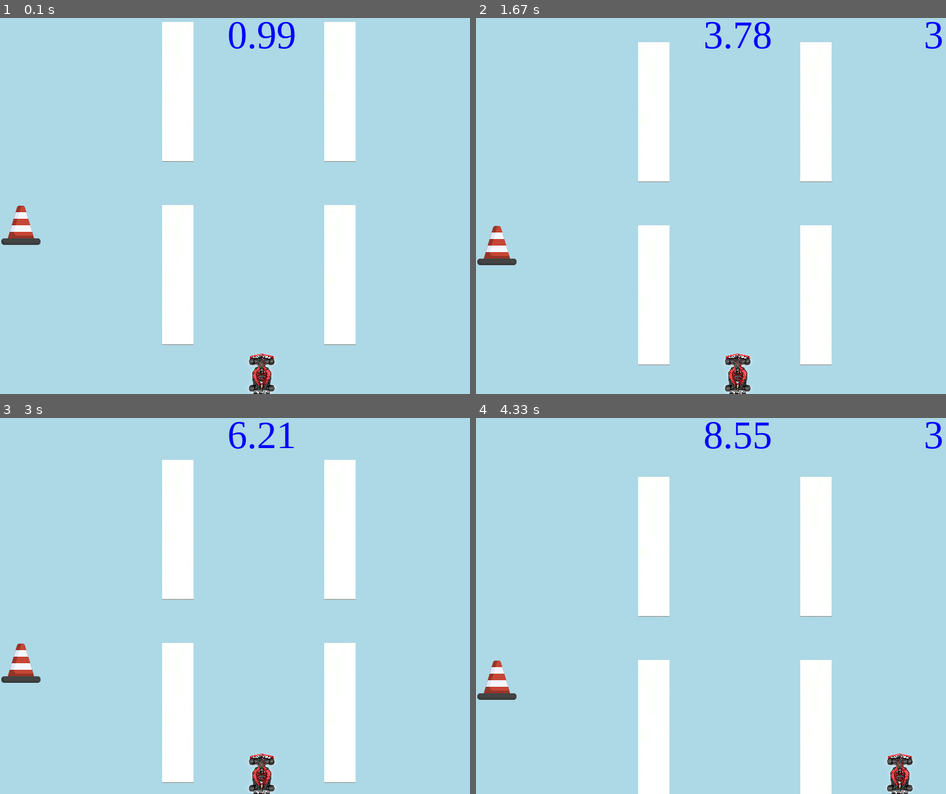
Above: before the commit, frames 1-4 (two rows, left to right).
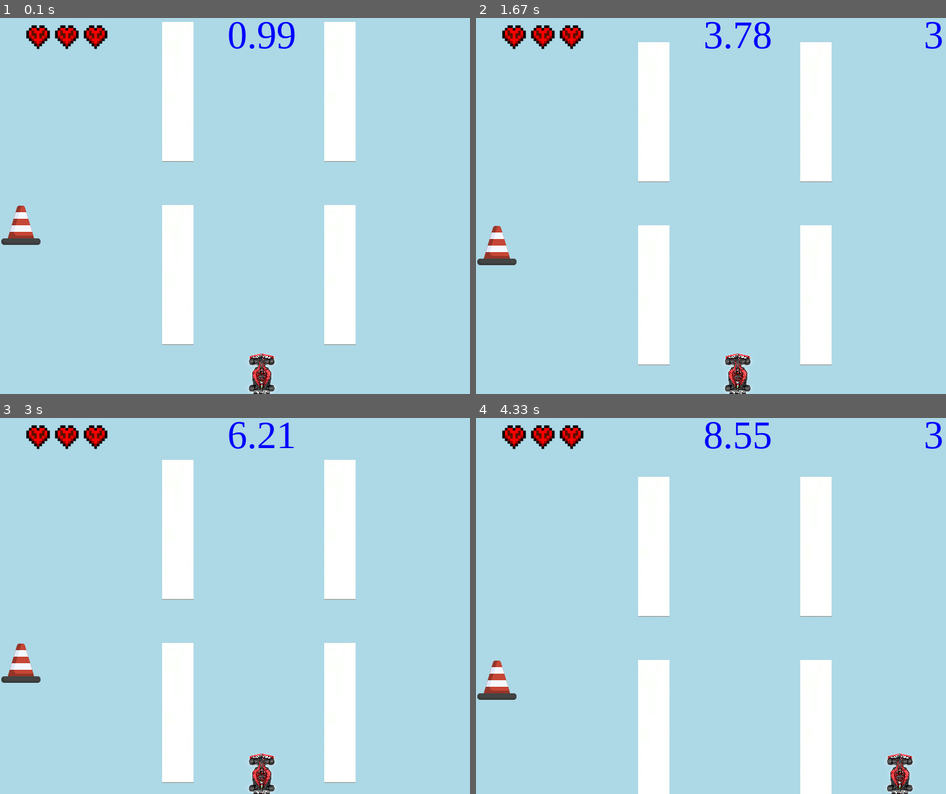
Above: after the commit, the same moments.

Repository: makuchaku/formula-one-racing-pygame
Game: pygame game, started from code/main.py
Same seed, same stepped clock (60 frames per second), same inputs: the game is played once before the commit and once after it.
Inputs:
- Up to frame 1 (0.1 s): no input
- Up to frame 2 (1.67 s): hold Right 0.33-0.8 s; hold Right 0.83-1.3 s; hold Left from 1.33 s (still down)
- Up to frame 3 (3 s): release Left at 1.87 s; hold Left 1.9-2.3 s; hold Right 2.33-2.97 s
- Up to frame 4 (4.33 s): hold Left 3-3.47 s; hold Right 3.5-3.97 s; hold Right from 4 s (still down)

The runs differ from the first frame. In frame 1, 0.7% of the frame differs, in the area x 5-23%, y 1-9%; in frame 2, 0.7%; in frame 3, 0.7%; in frame 4, 0.7%.

Commit message:
fixed bug to show lives on screen

Diff:
--- a/code/game.py
+++ b/code/game.py
@@ -19,7 +19,6 @@
 tanks = []
 rockets = []
 dividers = []
-cars = []
 lives = []
 obstacle_start_x = 300
 
@@ -44,19 +43,22 @@
     def create_sprites(self):
         self.car = Car(self, (screen_width-sprite_box)/2, (screen_height-sprite_box), sprite_box, 1)
 
+        self.life1 = Life(self, 112, 24, 64, 1)
+        self.life2 = Life(self, 112 - 44 * 1, 24, 64, 2)
+        self.life3 = Life(self, 112 - 44 * 2, 24, 64, 3)
+        lives.append(self.life1)
+        lives.append(self.life2)
+        lives.append(self.life3)
+
 
         for i in range(3):
             divider1 = Divider(self, 400, 20, 64, i)
             divider2 = Divider(self, 400, 20, 64, i)
             divider3 = Divider(self, 400, 20, 64, i)
-            life = Life(self, 112 - 44 * i, 24, 64, i)
-
             if i == 0:
                 divider1.draw_divider(1 * 248, 20)
                 divider2.draw_divider(1 * 248, 300)
                 divider3.draw_divider(1 * 248, 600)
-                life.draw_heart()
-
             else:
                 divider1.draw_divider(2 * 248, 20)
                 divider2.draw_divider(2 * 248, 300)
@@ -67,42 +69,29 @@
 
 
 
-
-
-
-
-            car = Car(self, random.randint(10, screen_width),
-                      random.randint(10, screen_height), 64, i)
-            car.load()
-            cars.append(car)
-
-            car = Car(self, random.randint(10, screen_width),
-                      random.randint(10, screen_height), 64, i)
-            car.load()
-            cars.append(car)
-        for i in range(self.car.lives):
-            life.draw_heart()
-
     # Each iteration is a frame
     def render_frames(self):
         while True:
             event = pygame.event.poll()
+            # Check if we need to quit
             if event.type == pygame.QUIT:
                 break
+
+            # Check for movement
             elif event.type == pygame.KEYDOWN:
                 if self.car.sprite_x == 616 and event.key == pygame.K_RIGHT:
-                    self.car.play_sound("no_move")
+                    self.car.play_sound("move")
                     # Don't move, already at right boundary
                     pass
                 elif self.car.sprite_x == 120 and event.key == pygame.K_LEFT:
-                    self.car.play_sound("no_move")
+                    self.car.play_sound("move")
                     # Don't move, already at left boundary
                     pass
                 elif event.key == pygame.K_RIGHT and self.car.sprite_x != 616:
-                    self.car.play_sound("move")
+                    self.car.play_sound("no_move")
                     self.car.move_x(car_move_sprite)
                 elif event.key == pygame.K_LEFT and self.car.sprite_x != 120:
-                    self.car.play_sound("move")
+                    self.car.play_sound("no_move")
                     self.car.move_x(-car_move_sprite)
 
 
@@ -112,8 +101,6 @@
             window.fill('light blue')
 
             # Set up all positions
-            # self.car.move_y(-1)
-            # time.sleep(1/speed)
             self.car.draw()
 
             # Draw obstacles
@@ -121,55 +108,91 @@
             self.obstacle2.draw()
 
 
+            # Render dividers
             for divider in dividers:
                 divider.move_y(1)
                 self.car.distance_travelled = round(self.car.distance_travelled + 1/100, 2)
 
-            # Render dividers
             for divider in dividers:
                 divider.draw_divider(divider.sprite_x, divider.sprite_y)
 
+            # If obstacle hits the bottom of screen, start it from the top again
             if self.obstacle1.sprite_y == screen_height:
                 self.obstacle1.sprite_y = obstacle_start_x
             else:
                 self.obstacle1.sprite_y += 1
 
-
             if self.obstacle2.sprite_y == screen_height:
                 self.obstacle2.sprite_y = obstacle_start_x
             else:
                 self.obstacle2.sprite_y += 1
 
+
+            # Draw lives
             for a_life in lives:
-
                 a_life.draw_heart()
 
+
             # Checks for collisions
-            all_sprites = cars + [self.obstacle1, self.obstacle2]
-            for sprite in all_sprites:
-                for other_sprite in all_sprites:
-                    if sprite.name != other_sprite.name:
-                        if sprite.check_and_change_direction(other_sprite) == True:
-                            # if sprite.type == other_sprite.type:
-                            #     if sprite.killed == False and other_sprite.killed == False:
-                            #         sprite.energy += 1
-                            #         other_sprite.energy += 1
-                            #         self.play_sound('punch')
-                            #         print('Sprite Energy', sprite.energy, 'Other Sprite Energy', other_sprite.energy)
-                            if sprite.type != other_sprite.type:
-                                if sprite.killed == False and other_sprite.killed == False:
-                                    self.car.lives -= 1
-                                    # self.energy_released += (sprite.energy + other_sprite.energy)
-                                    # sprite.kill_sprite()
-                                    # other_sprite.kill_sprite()
-                                    # self.play_sound("explosion")
-
+            if self.obstacle1.collided == False:
+                if self.car.check_and_change_direction(self.obstacle1) == True:
+                    print('car collided with obstacle1')
+                    if self.car.lives == 3:
+                        self.life1.kill_sprite()
+
+                    if self.car.lives == 2:
+                        self.life2.kill_sprite()
+
+                    if self.car.lives == 1:
+                        self.life2.kill_sprite
+                        print('you lose. Reyansh wins')
+
+                    if self.car.lives == 3 or self.car.lives == 2:
+                        self.car.lives -=1
+                        self.play_sound('explosion')
+                        self.obstacle2.collided == True
+
+                    self.car.lives -=1
+                    self.play_sound('explosion')
+                    self.obstacle1.collided == True
+
+
+            elif self.obstacle1.collided == True:
+                pass
+
+
+            elif self.obstacle2.collided == False:
+                if self.car.check_and_change_direction(self.obstacle2) == True:
+                    print('car collided with obstacle2')
+                    if self.car.lives == 3:
+                        self.life1.kill_sprite()
+
+                    if self.car.lives == 2:
+                        self.life2.kill_sprite()
+
+                    if self.car.lives == 1:
+                        self.life2.kill_sprite
+                        print('you lose. Reyansh wins')
+
+                    if self.car.lives == 3 or self.car.lives == 2:
+                        self.car.lives -=1
+                        self.play_sound('explosion')
+                        self.obstacle2.collided == True
+
+
+            elif self.obstacle2.collided == True:
+                pass
+
+
+            # Draw obstacles randomly across dividers in X axis
             for divider in dividers:
                 if divider.sprite_y == screen_height:
                     divider.sprite_y = 0
                     self.obstacle1.sprite_x = self.obstacle1.choose_random_x()
                     self.obstacle2.sprite_x = self.obstacle2.choose_random_x()
 
+
+            # Draw text
             self.show_message(str(self.car.distance_travelled), (screen_width/2, 50))
             self.show_message(str(self.car.lives), (screen_width - 100, 50))
 
--- a/code/obstacle.py
+++ b/code/obstacle.py
@@ -6,6 +6,7 @@
     def __init__(self, game, x, y, width, name):
         sprite_position = 0
         type = 'obstacle'
+        self.collided = False
         self.x_positions = [120, 368, 616]
         Sprite.__init__(self, game, x, y, width, sprite_position, name, type, 0)
 
Not shown, added: assets/crash.wav
